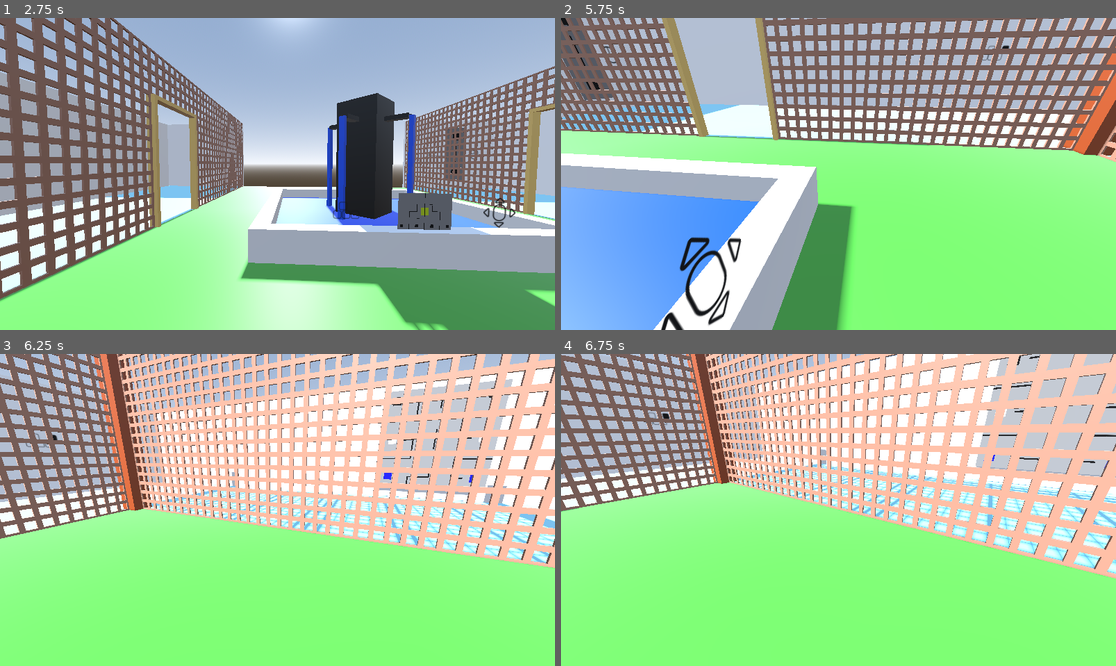
Above: before the commit, frames 1-4 (two rows, left to right).
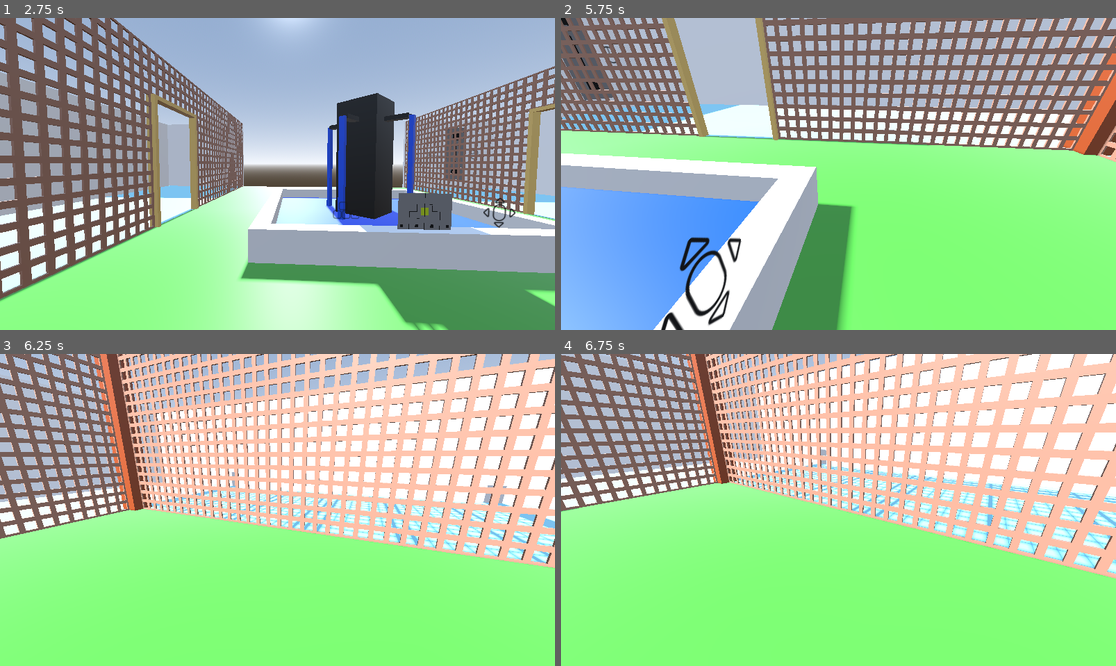
Above: after the commit, the same moments.

Repository: MarkRoss470/grid-puzzle-game
Game: Godot game, scene res://Main.tscn
Same seed, same stepped clock (60 frames per second), same inputs: the game is played once before the commit and once after it.
Inputs (mouse positions are in pixels of both pictures, inside the frame that each line leads up to):
- Up to frame 1 (2.75 s): tap Enter at 0.5 s; move the mouse to (271, 180) at 0.52 s; hold W (move_forward) 0.53-2.03 s; tap Space (free_mouse) at 0.6, 2.1 s; click (271, 180) at 0.67 s; tap R (reset) at 1.25, 2 s; move the mouse to (444, 220) at 1.27 s; tap Ctrl (run) at 1.35 s; move the mouse to (111, 127) at 2.02 s; hold A (move_left) from 2.03 s (still down)
- Up to frame 2 (5.75 s): move the mouse to (844, 174) at 2.77 s; tap Ctrl (run) at 2.85, 4.35 s; click (844, 174) at 2.92 s; move the mouse to (816, 167) at 3.52 s; release A (move_left) at 3.53 s; hold W (move_forward) 3.53-4.28 s; tap Space (free_mouse) at 3.6, 5.1 s; move the mouse to (960, 158) at 4.27 s; hold D (move_right) 4.28-5.03 s; move the mouse to (727, 189) at 5.02 s; hold W (move_forward) from 5.03 s (still down); click (727, 189) at 5.17 s
- Up to frame 3 (6.25 s): move the mouse to (288, 503) at 5.77 s; release W (move_forward) at 5.78 s; hold D (move_right) from 5.78 s (still down); tap Ctrl (run) at 5.85 s
- Up to frame 4 (6.75 s): move the mouse to (832, 516) at 6.52 s; release D (move_right) at 6.53 s; hold W (move_forward) from 6.53 s (still down); tap Space (free_mouse) at 6.6 s

Frame 1 is identical in both runs. In frame 2, less than 0.1% of the frame differs, in the area x 75-81%, y 8-14%; in frame 3, 2.9%; in frame 4, 4.0%, in the area x 15-100%, y 0-45%.

Commit message:
Updated loading of control prompts Control prompts now only load with the puzzles they are next to

Diff:
--- a/Main.tscn
+++ b/Main.tscn
@@ -13,6 +13,7 @@
 [ext_resource type="Texture2D" uid="uid://d4khqglidoi2x" path="res://textures/Object Textures/Control Tutorials/space bar.png" id="8_njmtl"]
 [ext_resource type="Texture2D" uid="uid://df74abvsml4lp" path="res://textures/Object Textures/Control Tutorials/right click.png" id="9_m1euw"]
 [ext_resource type="Texture2D" uid="uid://dmjcrxvgl0y0q" path="res://textures/Object Textures/Control Tutorials/reset.png" id="10_18o3s"]
+[ext_resource type="Script" path="res://scripts/PuzzleResponses/PuzzleResponseObjectMotion.gd" id="13_2mdim"]
 
 [sub_resource type="CapsuleShape3D" id="4"]
 height = 1.5
@@ -20,6 +21,7 @@
 [sub_resource type="PlaneMesh" id="8"]
 
 [sub_resource type="StandardMaterial3D" id="StandardMaterial3D_ibgf7"]
+cull_mode = 2
 
 [sub_resource type="VisualShaderNodeTexture2DParameter" id="19"]
 parameter_name = "icon_texture"
@@ -152,7 +154,9 @@
 albedo_texture = ExtResource("10_18o3s")
 
 [sub_resource type="StandardMaterial3D" id="StandardMaterial3D_0kosb"]
-transparency = 1
+transparency = 2
+alpha_scissor_threshold = 0.5
+alpha_antialiasing_mode = 0
 cull_mode = 2
 albedo_texture = ExtResource("9_m1euw")
 
@@ -407,28 +411,44 @@
 [node name="Combiner" type="Node" parent="Courtyard/Puzzles/Tutorial/Squares Practice" node_paths=PackedStringArray("target")]
 script = ExtResource("6_4k3jo")
 num_inputs = 4
-target = NodePath("../../Squares Challenge 1")
-
-[node name="Squares Challenge 1" type="Node3D" parent="Courtyard/Puzzles/Tutorial" node_paths=PackedStringArray("instance", "on_complete")]
-transform = Transform3D(-2.18557e-08, 0, -0.5, 0, 0.5, 0, 0.5, 0, -2.18557e-08, 9.5, 3.25, 1.75)
+target = NodePath("../../Squares Challenges")
+
+[node name="Squares Challenges" type="Node3D" parent="Courtyard/Puzzles/Tutorial"]
+transform = Transform3D(-4.37114e-08, 0, -1, 0, 1, 0, 1, 0, -4.37114e-08, 9.5, 3.5, 1.5)
+script = ExtResource("5_t78nx")
+target_paths = Array[NodePath]([NodePath("Left"), NodePath("Right"), NodePath("Reset Prompt")])
+params = Array[int]([0, 0, 0])
+
+[node name="Left" type="Node3D" parent="Courtyard/Puzzles/Tutorial/Squares Challenges" node_paths=PackedStringArray("instance", "on_complete")]
+transform = Transform3D(0.5, 0, 0, 0, 0.5, 0, 0, 0, 0.5, 0.25, -0.25, 0)
 script = ExtResource("7_rw1rt")
 puzzle = [6.0, 6.0, [[[7, 0, 0], [4, 0, 1], [3, 0, 0], [4, 0, 3], [3, 0, 1], [7, 0, 2]], [[3, 0, 0], [3, 0, 2], [3, 0,  …(310 unchanged characters)…
-instance = NodePath("../../../../Tile")
-on_complete = NodePath("../Squares Challenge 2")
-load_on_start = false
-
-[node name="Reset" type="CSGMesh3D" parent="Courtyard/Puzzles/Tutorial"]
-transform = Transform3D(-2.18557e-08, -0.5, 2.18557e-08, 0, -2.18557e-08, -0.5, 0.5, -2.18557e-08, 9.55347e-16, 9.5, 2, 5)
+instance = NodePath("../../../../../Tile")
+on_complete = NodePath("../Combiner")
+load_on_start = false
+
+[node name="Right" type="Node3D" parent="Courtyard/Puzzles/Tutorial/Squares Challenges" node_paths=PackedStringArray("instance", "on_complete")]
+transform = Transform3D(0.429, 0, 0, 0, 0.429, 0, 0, 0, 0.429, 4.214, -0.214, 0)
+script = ExtResource("7_rw1rt")
+puzzle = [7.0, 7.0, [[[7, 0, 0], [4, 0, 0], [1, 0, 0], [7, 0, 0], [1, 0, 0], [4, 0, 0], [7, 0, 0]], [[3, 0, 1], [3, 0, 0], [3, 0, 1], [4, 0, 0], [3, 0, 0], [3, 0, 1], [3, 0, 0]], [[3, 0, 2], [3, 0, 3], [3, 0, 2], [4, 0, 2], [3, 0, 3], [3, 0, 2], [3, 0, 3]], [[4, 0, 2], [5, 0, 3], [1, 0, 0], [7, 0, 0], [1, 0, 0], [5, 0, 1], [4, 0, 2]], [[3, 0, 1], [3, 0, 0], [3, 0, 1], [4, 0, 2], [3, 0, 0], [3, 0, 1], [3, 0, 0]], [[3, 0, 2], [3, 0, 3], [3, 0, 2], [4, 0, 0], [3, 0, 3], [3, 0, 2], [3, 0, 3]], [[7, 0, 0], [4, 0, 0], [1, 0, 0], [7, 0, 0], [1, 0, 0], [4, 0, 0], [7, 0, 0]]]]
+instance = NodePath("../../../../../Tile")
+on_complete = NodePath("../Combiner")
+on_complete_param = 1
+load_on_start = false
+
+[node name="Reset Prompt" type="CSGMesh3D" parent="Courtyard/Puzzles/Tutorial/Squares Challenges"]
+transform = Transform3D(1.45519e-11, -1.27217e-18, -5.56083e-26, 0, -6.36084e-19, 1.45519e-11, -1.27217e-18, -1.45519e-11, -6.36084e-19, 3.5, -1.5, 0)
 mesh = SubResource("PlaneMesh_a654v")
 material = SubResource("StandardMaterial3D_7amc5")
-
-[node name="Squares Challenge 2" type="Node3D" parent="Courtyard/Puzzles/Tutorial" node_paths=PackedStringArray("instance", "on_complete")]
-transform = Transform3D(-1.87522e-08, 0, -0.429, 0, 0.429, 0, 0.429, 0, -1.87522e-08, 9.5, 3.286, 5.714)
-script = ExtResource("7_rw1rt")
-puzzle = [7.0, 7.0, [[[7, 0, 0], [4, 0, 0], [1, 0, 0], [7, 0, 0], [1, 0, 0], [4, 0, 0], [7, 0, 0]], [[3, 0, 1], [3, 0, 0], [3, 0, 1], [4, 0, 0], [3, 0, 0], [3, 0, 1], [3, 0, 0]], [[3, 0, 2], [3, 0, 3], [3, 0, 2], [4, 0, 2], [3, 0, 3], [3, 0, 2], [3, 0, 3]], [[4, 0, 2], [5, 0, 3], [1, 0, 0], [7, 0, 0], [1, 0, 0], [5, 0, 1], [4, 0, 2]], [[3, 0, 1], [3, 0, 0], [3, 0, 1], [4, 0, 2], [3, 0, 0], [3, 0, 1], [3, 0, 0]], [[3, 0, 2], [3, 0, 3], [3, 0, 2], [4, 0, 0], [3, 0, 3], [3, 0, 2], [3, 0, 3]], [[7, 0, 0], [4, 0, 0], [1, 0, 0], [7, 0, 0], [1, 0, 0], [4, 0, 0], [7, 0, 0]]]]
-instance = NodePath("../../../../Tile")
-on_complete = NodePath("../Coloured Squares Intro")
-load_on_start = false
+script = ExtResource("13_2mdim")
+end_position = Vector3(3.5, -1.5, 1.45519e-11)
+end_rotation = Vector3(90, 1.45519e-11, 1.45519e-11)
+end_scale = Vector3(0.5, 0.5, 0.5)
+transform_time = 0.5
+
+[node name="Combiner" type="Node" parent="Courtyard/Puzzles/Tutorial/Squares Challenges" node_paths=PackedStringArray("target")]
+script = ExtResource("6_4k3jo")
+target = NodePath("../../Coloured Squares Intro")
 
 [node name="Coloured Squares Intro" type="Node3D" parent="Courtyard/Puzzles/Tutorial"]
 transform = Transform3D(-0.429, 0, 3.75044e-08, 0, 0.429, 0, -3.75044e-08, 0, -0.429, 8.5, 3.5, 9.5)
@@ -528,12 +548,13 @@
 puzzle = [5.0, 5.0, [[[7, 0, 0], [4, 0, 1], [7, 1, 0], [4, 0, 1], [7, 6, 0]], [[3, 0, 2], [3, 0, 3], [3, 0, 2], [3, 0,  …(187 unchanged characters)…
 instance = NodePath("../../../../Tile")
 on_complete = NodePath("../Key Puzzles Intro")
+load_on_start = false
 
 [node name="Key Puzzles Intro" type="Node3D" parent="Courtyard/Puzzles/Tutorial"]
 transform = Transform3D(-0.375, 0, -5.66234e-08, 0, 0.375, 0, 5.66234e-08, 0, -0.375, -5.5, 3.5, 9.5)
 script = ExtResource("5_t78nx")
-target_paths = Array[NodePath]([NodePath("Top Left"), NodePath("Top Right"), NodePath("Bottom Left"), NodePath("Bottom Right")])
-params = Array[int]([0, 0, 0, 0])
+target_paths = Array[NodePath]([NodePath("Top Left"), NodePath("Top Right"), NodePath("Bottom Left"), NodePath("Bottom Right"), NodePath("Right Click Prompt")])
+params = Array[int]([0, 0, 0, 0, 0])
 
 [node name="Top Left" type="Node3D" parent="Courtyard/Puzzles/Tutorial/Key Puzzles Intro" node_paths=PackedStringArray("instance", "on_complete")]
 transform = Transform3D(1, 0, 0, 0, 1, 0, 0, 0, 1, 0.5, -0.5, 0)
@@ -580,22 +601,25 @@
 on_complete_param = 3
 load_on_start = false
 
+[node name="Right Click Prompt" type="CSGMesh3D" parent="Courtyard/Puzzles/Tutorial/Key Puzzles Intro"]
+transform = Transform3D(1.45519e-11, 1.85021e-18, 8.08753e-26, 0, -6.36084e-19, 1.45519e-11, 1.85021e-18, -1.45519e-11, -6.36084e-19, 4, -4, 0)
+mesh = SubResource("PlaneMesh_a654v")
+material = SubResource("StandardMaterial3D_0kosb")
+script = ExtResource("13_2mdim")
+end_position = Vector3(4, -4, 1.45519e-11)
+end_rotation = Vector3(90, 1.45519e-11, 1.45519e-11)
+transform_time = 0.5
+
 [node name="Combiner" type="Node" parent="Courtyard/Puzzles/Tutorial/Key Puzzles Intro" node_paths=PackedStringArray("target")]
 script = ExtResource("6_4k3jo")
 num_inputs = 4
 target = NodePath("../../Key Puzzles Practice")
-
-[node name="Right Click Prompt" type="CSGMesh3D" parent="Courtyard/Puzzles/Tutorial/Key Puzzles Intro"]
-transform = Transform3D(1, -1.74846e-07, 7.64275e-15, 0, -4.37114e-08, -1, 1.74846e-07, 1, -4.37114e-08, 4, -4, 0)
-mesh = SubResource("PlaneMesh_a654v")
-material = SubResource("StandardMaterial3D_0kosb")
 
 [node name="Key Puzzles Practice" type="Node3D" parent="Courtyard/Puzzles/Tutorial"]
 transform = Transform3D(-1.45559e-08, 0, 0.333, 0, 0.333, 0, -0.333, 0, -1.45559e-08, -9.5, 3.5, 8.5)
 script = ExtResource("5_t78nx")
 target_paths = Array[NodePath]([NodePath("Top Left"), NodePath("Bottom Left"), NodePath("Top Right"), NodePath("Bottom Right")])
 params = Array[int]([0, 0, 0, 0])
-load_on_start = true
 
 [node name="Top Left" type="Node3D" parent="Courtyard/Puzzles/Tutorial/Key Puzzles Practice" node_paths=PackedStringArray("instance", "on_complete")]
 transform = Transform3D(1, 0, 0, 0, 1, 0, 0, 0, 1, 0.5, -0.5, 0)
Not shown: 1 places in Main.tscn that only renumber resources
